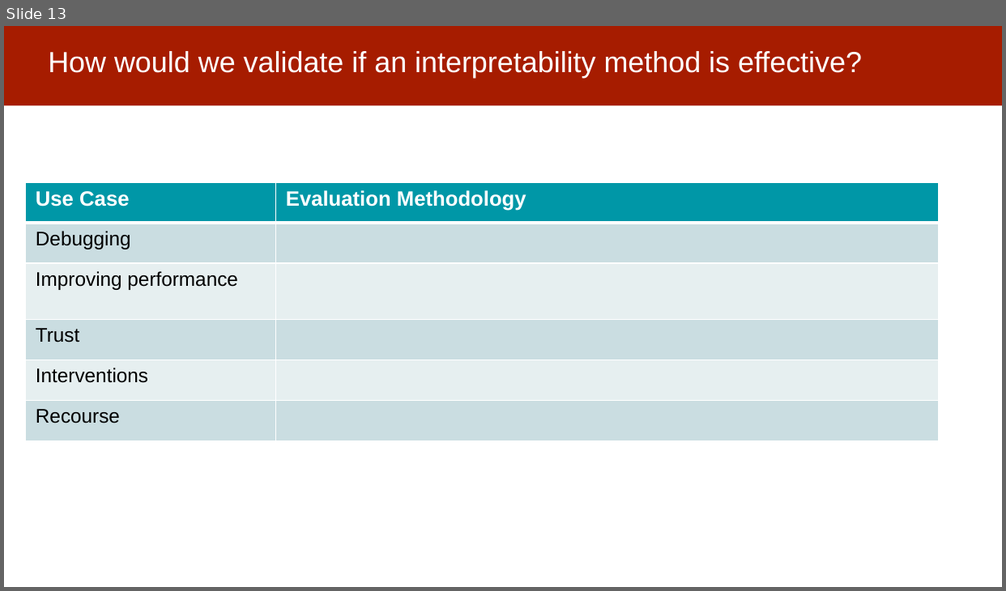
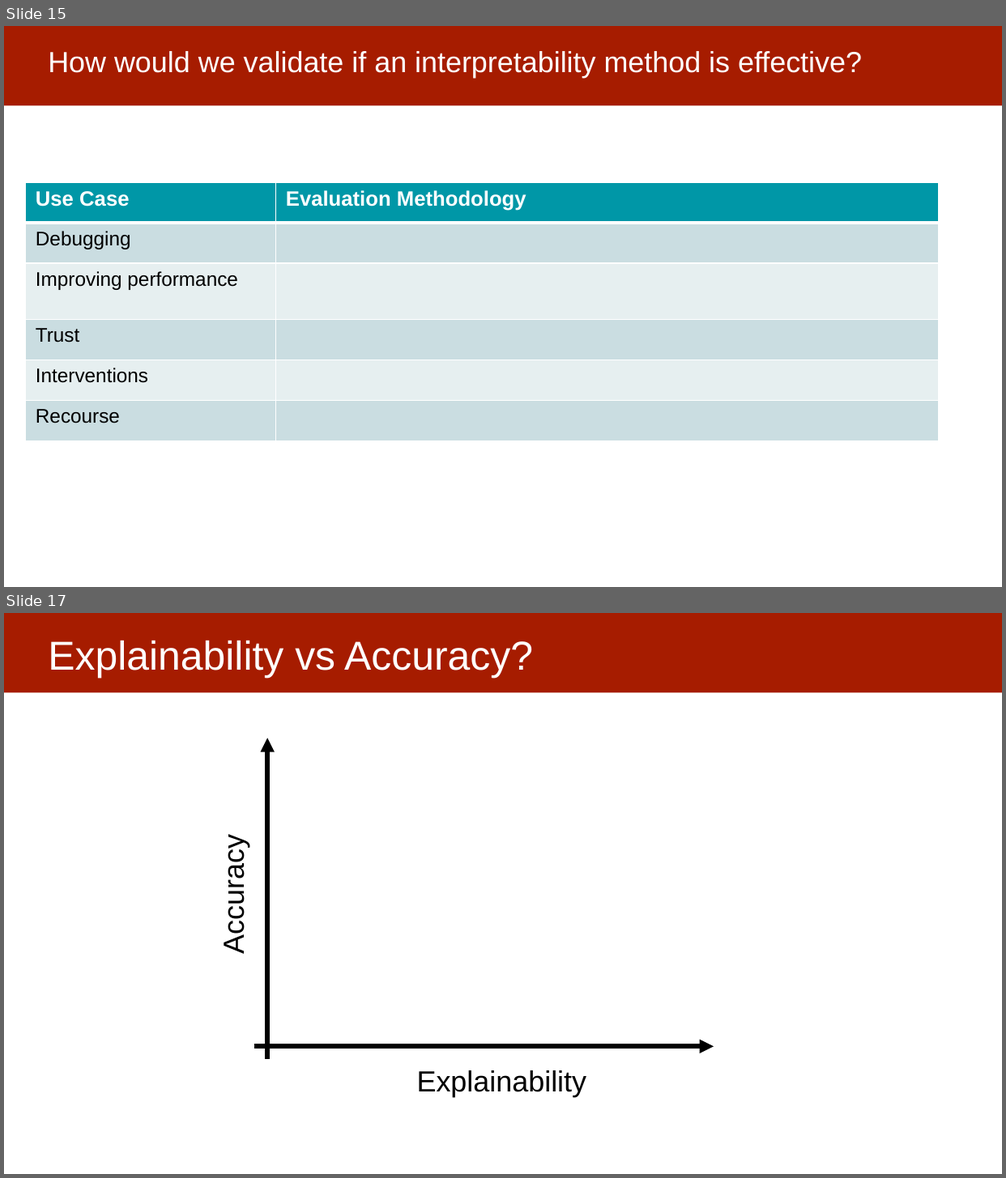
Before and after one commit to dssg/MLinPractice, a slide deck: Lectures/Lecture13-InterpretabilityOverview.pptx. Shown one above the other, each under a label of ours: slide 13 before the commit, slides 15 and 17 after it; the slides between them are not shown. The pictures are 1006x591 and 1006x1178 pixels, drawn with LibreOffice and Linux fonts; fonts in the diff are those of the drawing. Boxes give left, top, right and bottom in pixels: in the first picture for what was removed or moved away, otherwise in the second. Text is boxed around its words. In the diff, an @@ line names an element or a change of style, - is before the commit and + after.

Commit message:
explainability overview slides

```diff
--- a/Lectures/Lecture13-InterpretabilityOverview.pptx
+++ b/Lectures/Lecture13-InterpretabilityOverview.pptx
@@ slide 17 added at (4, 613, 1002, 1174), background #FFFFFF; not listed: 1 template element that a slide beside it also shows @@
@@ title added at (48, 640, 533, 679), 38.9 pt, text #FFFFFF @@
+Explainability vs Accuracy?
@@ arrow added from (267, 1059) to (267, 738), #000000 4.5 pt @@
@@ text added at (218, 846, 250, 952), 28 pt, text #000000 @@
+Accuracy
@@ arrow added from (254, 1046) to (714, 1046), #000000 4.5 pt @@
@@ text added at (417, 1071, 587, 1097), 28 pt, text #000000 @@
+Explainability
@@ what was slide 13 is now slide 15 @@
```
Also in this commit, not shown: 3 slides changed, 14 other slides added.
